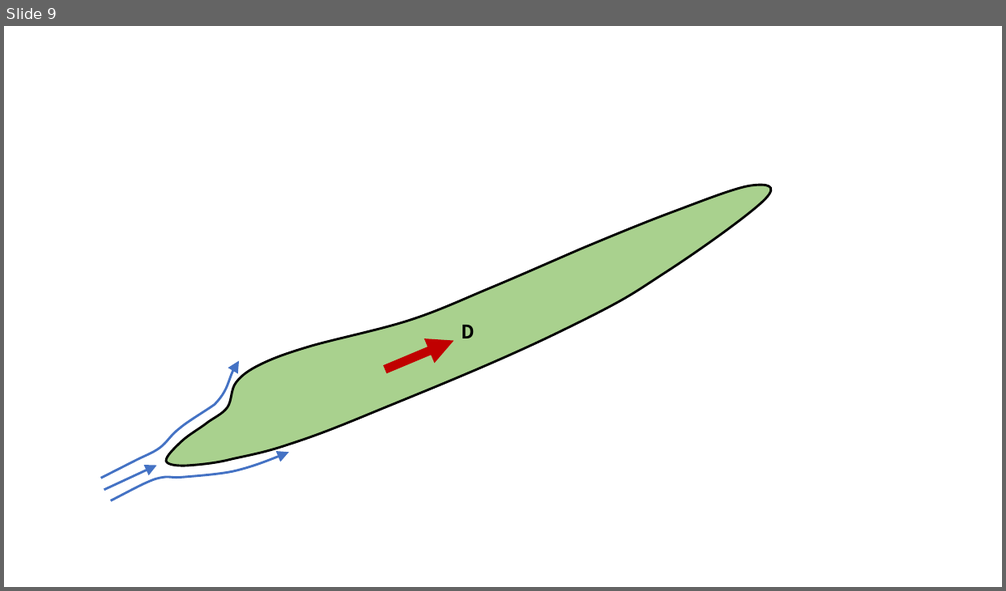
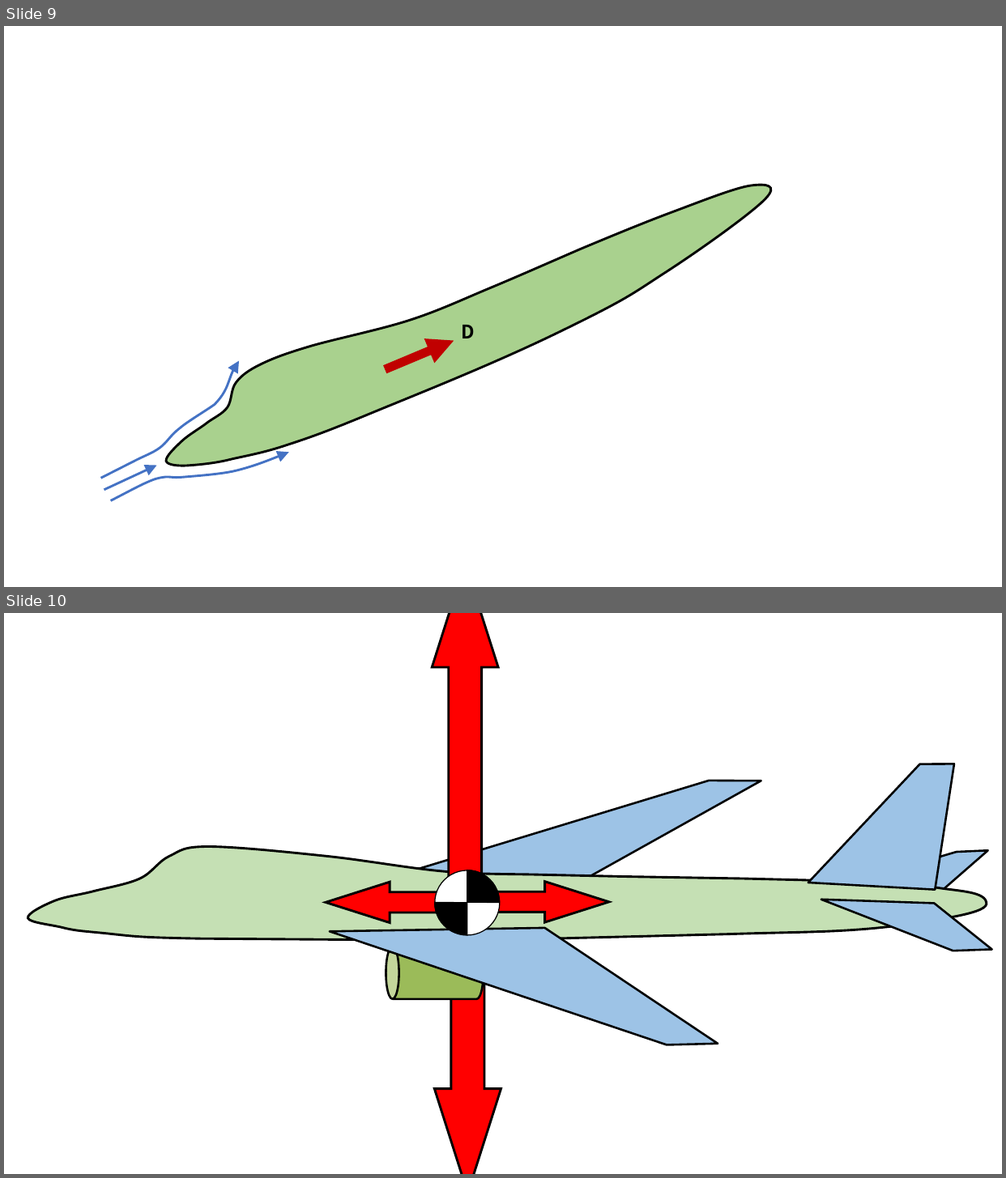
Before and after one commit to zeta-plusplus/AircraftDynamics, a slide deck: figs/makeFigs.pptx. Shown one above the other, each under a label of ours: slide 9 before the commit, slides 9 and 10 after it. The pictures are 1006x591 and 1006x1178 pixels, drawn with LibreOffice and Linux fonts; fonts in the diff are those of the drawing. Boxes give left, top, right and bottom in pixels: in the first picture for what was removed or moved away, otherwise in the second. Text is boxed around its words. In the diff, an @@ line names an element or a change of style, - is before the commit and + after.

```diff
--- a/figs/makeFigs.pptx
+++ b/figs/makeFigs.pptx
@@ slide 10 added at (4, 613, 1002, 1174), background #FFFFFF @@
@@ right arrow added at (432, 613, 498, 905), fill #FF0000, outline #000000 2.25 pt @@
@@ freeform shape added at (317, 781, 761, 900), fill #9DC3E6, outline #000000 2 pt @@
@@ freeform shape added at (809, 764, 955, 890), fill #9DC3E6, outline #000000 2 pt @@
@@ freeform shape added at (28, 846, 987, 941), fill #C5E0B4, outline #000000 2.25 pt @@
@@ freeform shape added at (804, 850, 987, 897), fill #9DC3E6, outline #000000 2 pt @@
@@ pie slice (boxed as its full ellipse) added at (434, 871, 500, 935), fill #000000, outline #000000 1 pt @@
@@ ellipse added at (435, 871, 501, 935), fill #FFFFFF, outline #000000 1 pt @@
@@ pie slice (boxed as its full ellipse) added at (435, 871, 500, 935), fill #000000, outline #000000 1 pt @@
@@ right arrow added at (326, 882, 467, 923), fill #FF0000, outline #000000 2.25 pt @@
@@ right arrow added at (435, 903, 501, 1174), fill #FF0000, outline #000000 2.25 pt @@
@@ right arrow added at (467, 882, 609, 923), fill #FF0000, outline #000000 2.25 pt @@
@@ freeform shape added at (821, 900, 992, 952), fill #9DC3E6, outline #000000 2 pt @@
@@ freeform shape added at (330, 928, 718, 1045), fill #9DC3E6, outline #000000 2 pt @@
@@ cylinder added at (386, 947, 484, 999), fill #9BBB59, outline #000000 2 pt @@
```
Also in this commit, not shown: 1 slide removed, 17 other files.
